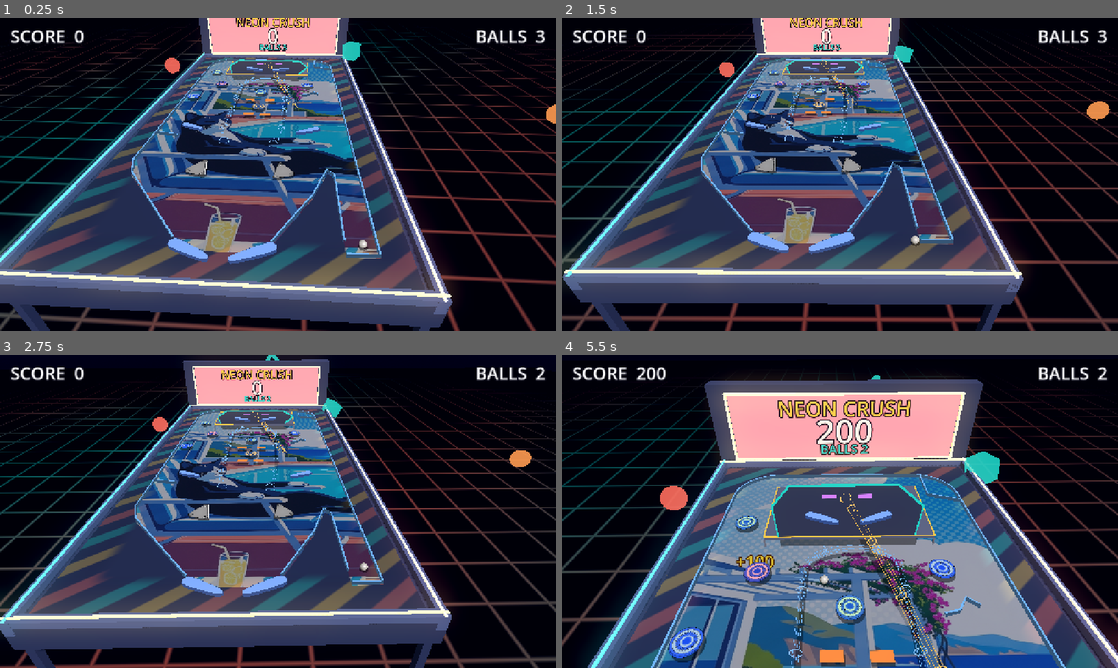
Above: before the commit, frames 1-4 (two rows, left to right).
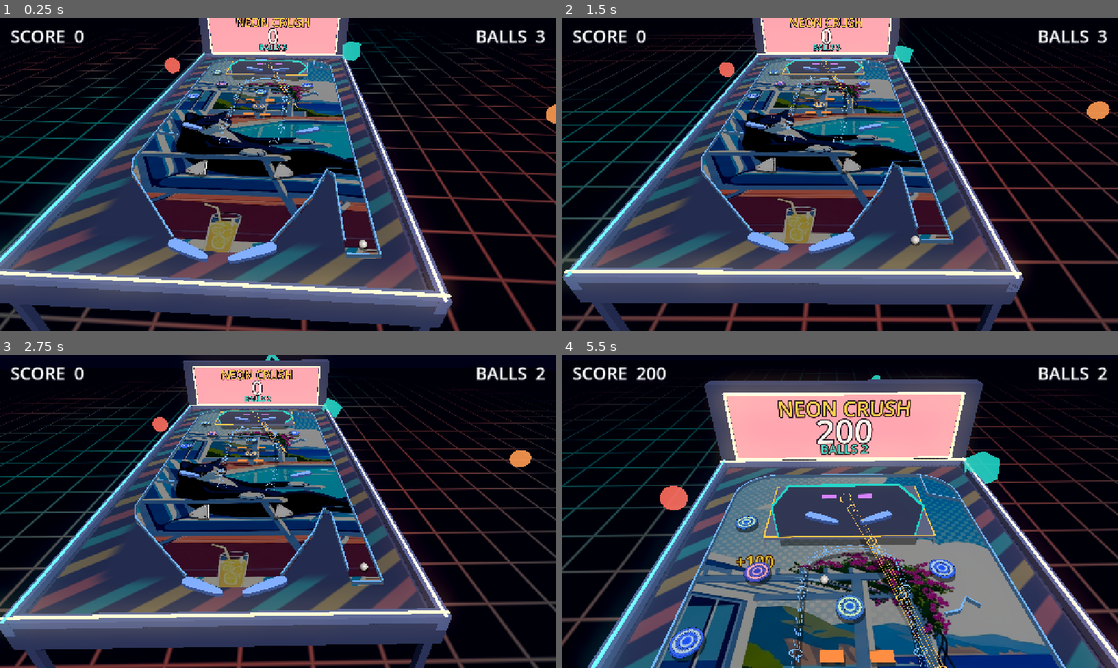
Above: after the commit, the same moments.

Repository: eddieedease/gdpb
Game: Godot game, scene res://scenes/crush_view.tscn
Same seed, same stepped clock (60 frames per second), same inputs: the game is played once before the commit and once after it. This scene is started directly instead of the project's main scene. Sound files missing from this copy of the repository are replaced by a short silence.
Inputs:
- Up to frame 1 (0.25 s): no input
- Up to frame 2 (1.5 s): tap Enter (restart) at 0.5 s; hold E (nudge_right) 0.53-1.28 s; hold Space (launch) 0.53-1.28 s; hold Down (ui_down) from 1.28 s (still down); tap Space (launch) at 1.35 s
- Up to frame 3 (2.75 s): release Down (ui_down) at 2.03 s; hold E (nudge_right) from 2.03 s (still down); hold Space (launch) from 2.03 s (still down)
- Up to frame 4 (5.5 s): release E (nudge_right) at 2.78 s; release Space (launch) at 2.78 s; hold Up (ui_up) 2.78-3.53 s; tap Space (launch) at 2.85, 4.35 s; hold Space (launch) 3.53-4.28 s; hold A (flipper_left) 3.53-5.03 s; hold Down (ui_down) from 5.03 s (still down); hold Space (launch) from 5.03 s (still down)

The runs differ from the first frame. In frame 1, 16% of the frame differs, in the area x 23-69%, y 13-77%; in frame 2, 15%; in frame 3, 14%; in frame 4, 23%, in the area x 17-90%, y 39-100%.

Commit message:
small bg change

Diff:
--- a/scenes/advanced_table.tscn
+++ b/scenes/advanced_table.tscn
@@ -64,7 +64,7 @@
 launch_max_speed = 4000.0
 
 [node name="PlayfieldArt" type="Sprite2D" parent="." unique_id=800000010]
-modulate = Color(1, 1, 1, 0.50980395)
+modulate = Color(0.5407008, 0.5407008, 0.5407008, 1)
 z_index = -100
 texture_filter = 1
 position = Vector2(110, 112.00001)
